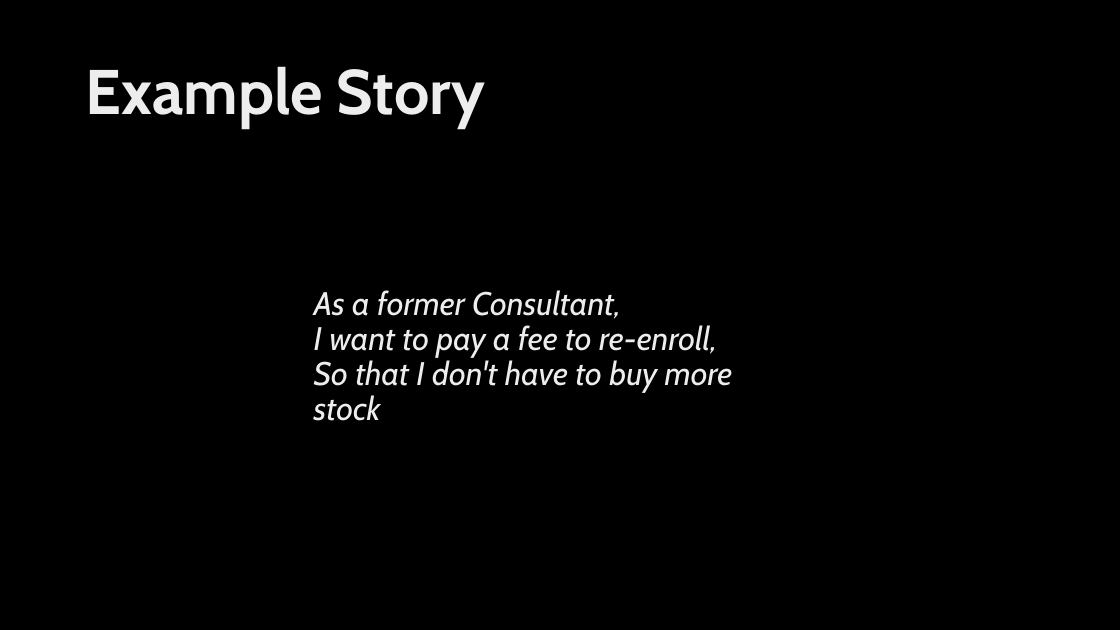
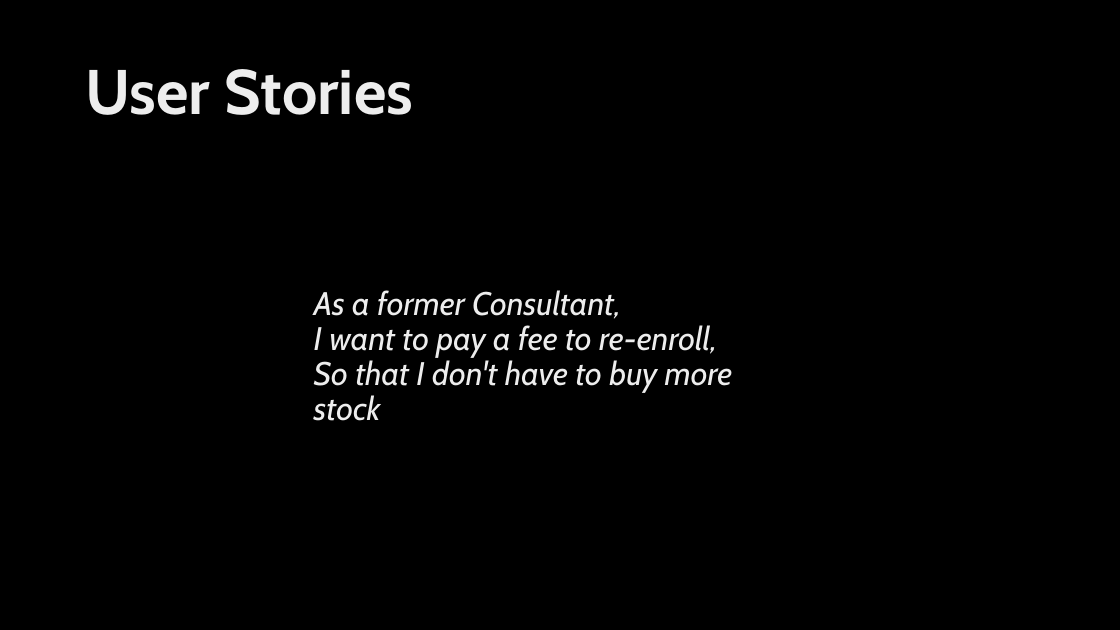
Before and after one commit to ingramam/BDD-lunch-and-learn, a slide deck: slide 12 of BDD.pptx (slide 10 before the commit). Drawn at 1120x630 pixels with LibreOffice and Linux fonts; fonts in the diff are those of the drawing; background and template pictures are left out. Boxes give left, top, right and bottom in pixels: in the first picture for what was removed or moved away, otherwise in the second. Text is boxed around its words. In the diff, an @@ line names an element or a change of style, - is before the commit and + after.

```diff
--- a/BDD.pptx
+++ b/BDD.pptx
@@ title at box(85, 69, 414, 115): text changed @@
-Example Story
+User Stories
```
Also in this commit, not shown: 2 other slides changed, 9 slides added, 1 other file.
